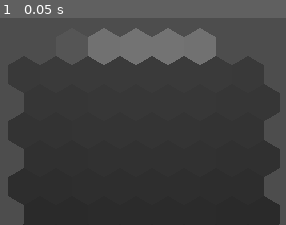
Above: before the commit, frame 1.
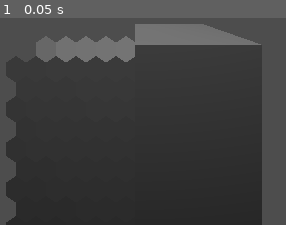
Above: after the commit, the same moment.

Repository: SCRIPTERBLOX/PaintingShaderTest
Game: Godot game, scene res://main.tscn
Two runs of this game, one before a commit and one after it. Both use one fixed random seed, a clock stepped at 60 frames per second and the inputs below.
Inputs:
- Up to frame 1 (0.05 s): no input

The runs differ from the first frame. In frame 1, 10% of the frame differs, in the area x 2-98%, y 2-100%.

Commit message:
Now there is a side by side comparrison

Diff:
--- a/painting_look.gdshader
+++ b/painting_look.gdshader
@@ -1,12 +1,13 @@
 shader_type canvas_item;
 
-uniform vec2 size = vec2(32.0, 28.0);
+uniform vec2 size = vec2(12.0, 12.0);
 // If you intend to read from mipmaps with `textureLod()` LOD values greater than `0.0`,
 // use `filter_nearest_mipmap` instead. This shader doesn't require it.
 uniform sampler2D screen_texture : hint_screen_texture, repeat_disable, filter_nearest;
 
 void fragment() {
-        vec2 norm_size = size * SCREEN_PIXEL_SIZE;
+	if (SCREEN_UV.x < 0.5) {
+        vec2 norm_size = vec2(20, 20) * SCREEN_PIXEL_SIZE;
         bool less_than_half = mod(SCREEN_UV.y / 2.0, norm_size.y) / norm_size.y < 0.5;
         vec2 uv = SCREEN_UV + vec2(norm_size.x * 0.5 * float(less_than_half), 0.0);
         vec2 center_uv = floor(uv / norm_size) * norm_size;
@@ -22,6 +23,9 @@
                          float(norm_uv.y < 0.3333333) * float(norm_uv.y / 0.3333333 < (abs(norm_uv.x - 0.5) * 2.0)));
 
         COLOR = textureLod(screen_texture, center_uv, 0.0);
+	} else {
+		COLOR = textureLod(screen_texture, SCREEN_UV, 1);
+	}
 }
 //void light() {
 //	// Called for every pixel for every light affecting the CanvasItem.
